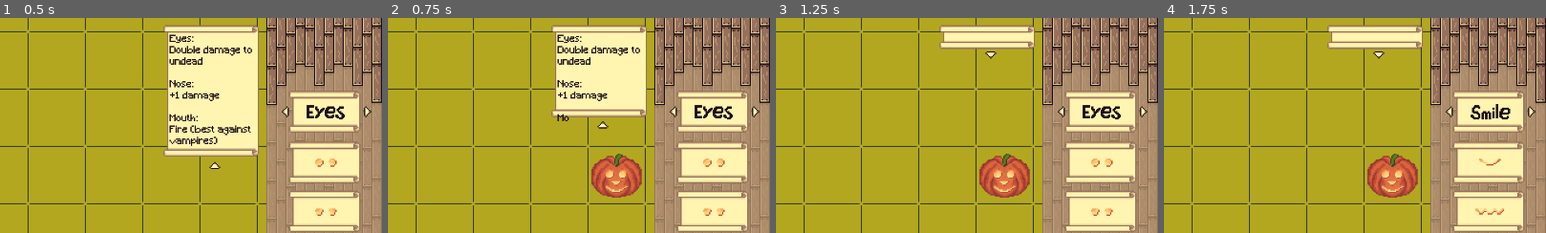
Above: before the commit, frames 1-4 (left to right).
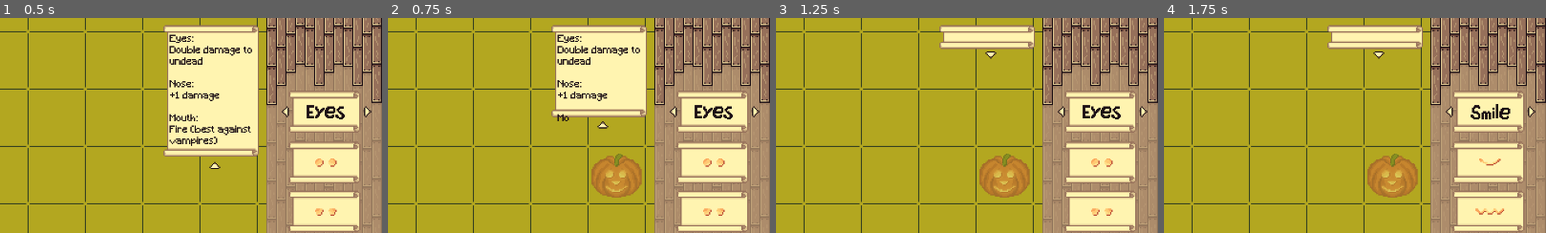
Above: after the commit, the same moments.

Repository: k4444th/Carve-And-Defend
Game: Godot game, scene res://scenes/game.tscn
Two runs of this game, one before a commit and one after it. Both use one fixed random seed, a clock stepped at 60 frames per second and the inputs below.
Inputs (mouse positions are % of the whole screen's width and height, from its top left):
- Up to frame 1 (0.5 s): no input
- Up to frame 2 (0.75 s): click (78, 34) at 0.5 s
- Up to frame 3 (1.25 s): no input
- Up to frame 4 (1.75 s): click (87, 22) at 1.25 s
The pictures show only the part of the screen within x 50-100%, y 0-50%; the shares and areas given below are measured in that part.

Frame 1 is identical in both runs. In frame 2, 2.1% of the frame differs, in the area x 53-67%, y 63-84%; in frame 3, 2.1%; in frame 4, 2.1%.

Commit message:
Exclude ParchmentPaperButton when placing pumpkins

Diff:
--- a/scenes/sidebar/parchment_roll.gd
+++ b/scenes/sidebar/parchment_roll.gd
@@ -1,7 +1,8 @@
 extends Node2D
 
+signal expandedParchmentPaper(truncated: bool)
+
 var truncated := false
-
 var textTemplate: String = "Eyes:\nDouble damage to undead\n\nNose:\n+1 damage\n\nMouth:\nFire (best against vampires)"
 
 @onready var backgroundNode: NinePatchRect = $Background
@@ -58,6 +59,7 @@
 		positionTweenButton.tween_property(expandButtonNode, "position:y", labelNode.get_minimum_size().y + 42, 0.25)
 
 func _on_expand_button_pressed() -> void:
+	expandedParchmentPaper.emit(truncated)
 	truncated = !truncated
 	var sizeTweenBackground = get_tree().create_tween()
 	var positionTweenButton = get_tree().create_tween()
--- a/scripts/game.gd
+++ b/scripts/game.gd
@@ -4,20 +4,26 @@
 var tileMapSize := Vector2(10, 6)
 var lastPumpkinPos: Vector2
 var lastPumpkinLook := Vector3(0, 0, 0)
-
+var parchmentPaperExpanded: bool = true
 var pumpkinScene := load("res://scenes/world/pumpkin.tscn")
+var parchmentPaperButtonPos: Array[Rect2] = [Rect2(Vector2(980, 50), Vector2(30, 20)), Rect2(Vector2(980, 240), Vector2(30, 20))]
 
 @onready var tileMapNode := $TileMap.get_children()[1]
 @onready var pumpkinsContainerNode := $Pumpkins
 @onready var sidebarOptionsNodes := $Sidebar.find_child("FeatureOptions").get_children()
+@onready var parchmentRoll := $Sidebar.find_child("ParchmentRoll")
 
 func _ready() -> void:
+	parchmentRoll.connect("expandedParchmentPaper", toggleParchmentPaperExpanded)
 	for option in sidebarOptionsNodes:
 		option.connect("selectionChanged", changePumpkinLook)
 
 func changePumpkinLook(featureId, iconId):
 	pumpkinsContainerNode.get_children()[pumpkinsContainerNode.get_child_count() - 1].changeLook(featureId, iconId)
 	lastPumpkinLook[featureId] = iconId
+
+func toggleParchmentPaperExpanded(truncated: bool):
+	parchmentPaperExpanded = truncated
 
 func _input(event):
 	if event is InputEventMouseMotion and fieldRect.has_point(event.position):
@@ -34,7 +40,11 @@
 	if event is InputEventMouseButton and fieldRect.has_point(event.position) and event.pressed == true:
 		var currentPumpkin = pumpkinsContainerNode.get_children()[pumpkinsContainerNode.get_child_count() - 1]
 		if mousePosInField(event.position):
-			if tileMapNode.get_cell_atlas_coords(tileMapNode.local_to_map(event.position)).x < 0:
+			var allowPlacement = true
+			if (parchmentPaperExpanded and parchmentPaperButtonPos[1].has_point(event.position)) or (!parchmentPaperExpanded and parchmentPaperButtonPos[0].has_point(event.position)):
+					allowPlacement = false
+
+			if allowPlacement and tileMapNode.get_cell_atlas_coords(tileMapNode.local_to_map(event.position)).x < 0:
 				currentPumpkin.setPosition(tileMapNode.map_to_local(tileMapNode.local_to_map(event.position)), false)
 				tileMapNode.set_cell(tileMapNode.local_to_map(event.position), 0, Vector2i(0, 0))
 
